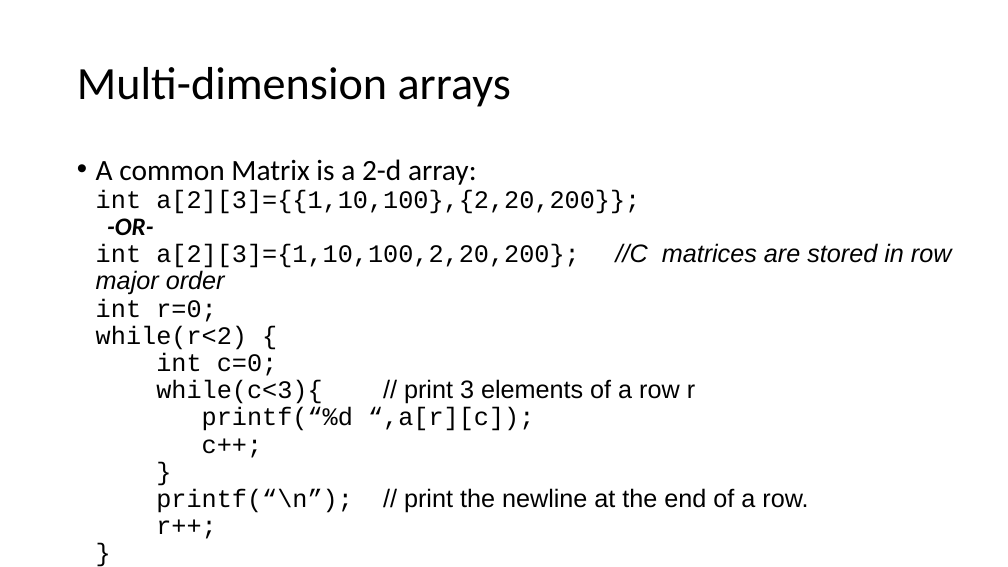
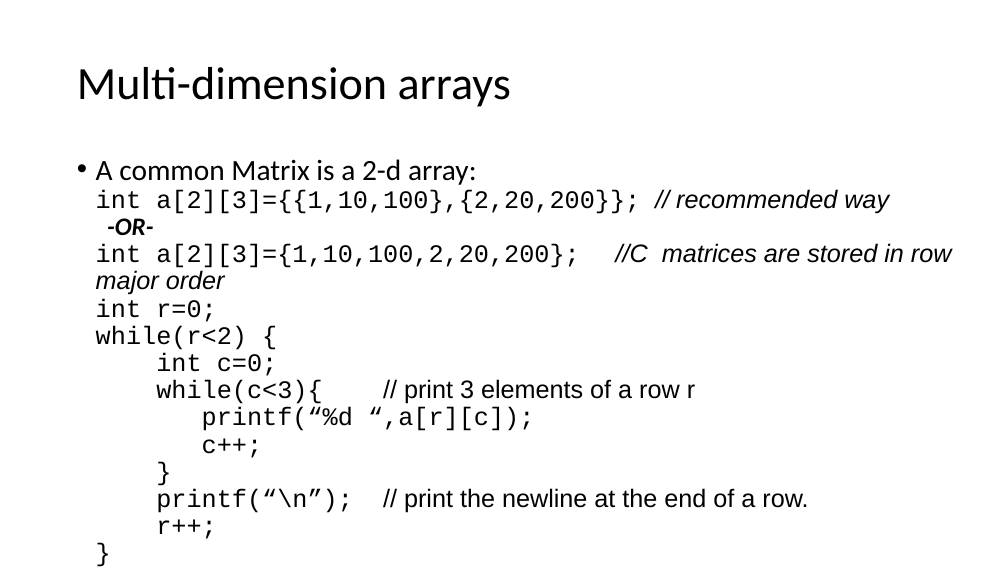
Before and after one commit to rbadrinath/FCP, a slide deck: slide 6 of slides/07-Arrays-char-ASCII-strings-fns.pptx. Drawn at 1008x567 pixels with LibreOffice and Linux fonts; fonts in the diff are those of the drawing. Boxes give left, top, right and bottom in pixels: in the first picture for what was removed or moved away, otherwise in the second. Text is boxed around its words. In the diff, an @@ line names an element or a change of style, - is before the commit and + after.

```diff
--- a/slides/07-Arrays-char-ASCII-strings-fns.pptx
+++ b/slides/07-Arrays-char-ASCII-strings-fns.pptx
@@ text at (96, 159, 952, 513): text changed @@
-• A common Matrix is a 2-d array:
-  int a[2][3]={{1,10,100},{2,20,200}};
-  -OR-
-  int a[2][3]={1,10,100,2,20,200}; //C matrices are stored in row major order
-  int r=0;
-  while(r<2) {
-  int c=0;
-  while(c<3){ // print 3 elements of a row r
-  printf(“%d “,a[r][c]);
-  c++;
-  }
-  printf(“\n”); // print the newline at the end of a row.
-  r++;
-  }
+• A common Matrix is a 2-d array:
+  int a[2][3]={{1,10,100},{2,20,200}}; // recommended way
+  -OR-
+  int a[2][3]={1,10,100,2,20,200}; //C matrices are stored in row major order
+  int r=0;
+  while(r<2) {
+  int c=0;
+  while(c<3){ // print 3 elements of a row r
+  printf(“%d “,a[r][c]);
+  c++;
+  }
+  printf(“\n”); // print the newline at the end of a row.
+  r++;
+  }
```
Also in this commit, not shown: 6 other slides changed, 1 slide added, 4 other files.
